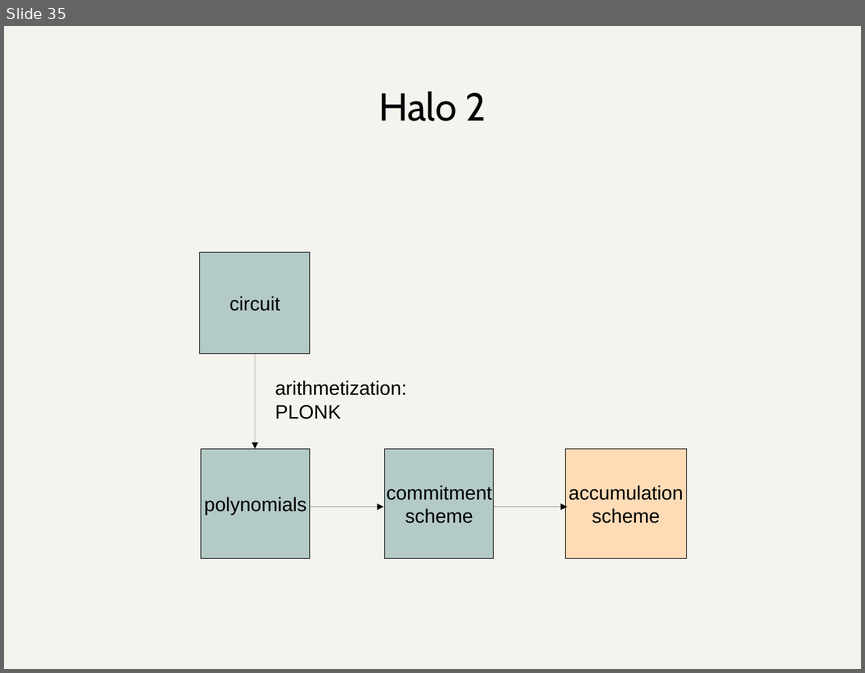
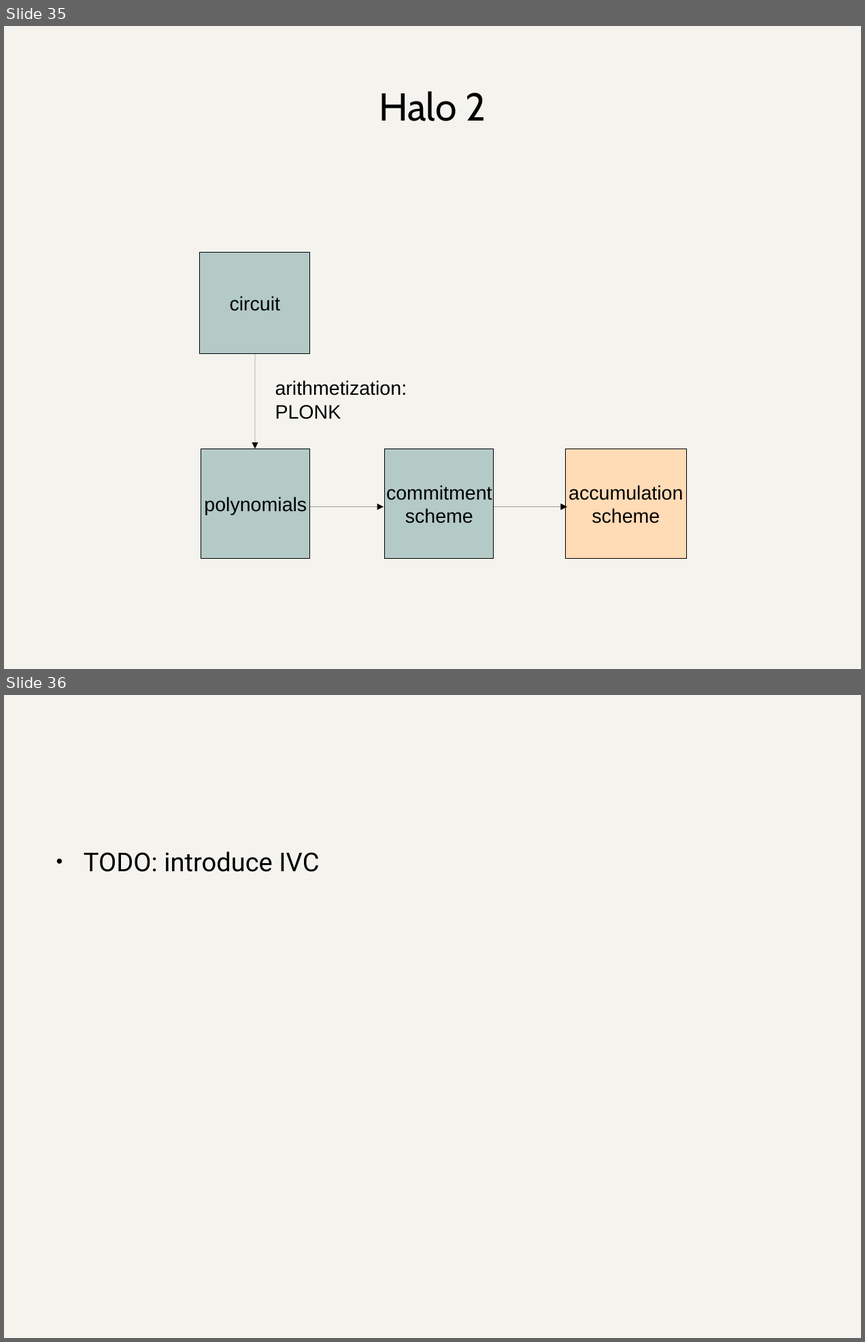
Before and after one commit to daira/halographs, a slide deck: deepdive.odp. Shown one above the other, each under a label of ours: slide 35 before the commit, slides 35 and 36 after it. The pictures are 865x673 and 865x1342 pixels, drawn with LibreOffice and Linux fonts; fonts in the diff are those of the drawing. Boxes give left, top, right and bottom in pixels: in the first picture for what was removed or moved away, otherwise in the second. Text is boxed around its words. In the diff, an @@ line names an element or a change of style, - is before the commit and + after.

```diff
--- a/deepdive.odp
+++ b/deepdive.odp
@@ slide 36 added at [4, 695, 861, 1338], background #F4F3ED @@
@@ text added at [84, 851, 319, 872], 24 pt, text #000000 @@
+● TODO: introduce IVC
```
Also in this commit, not shown: 26 slides changed, 1 other file.
